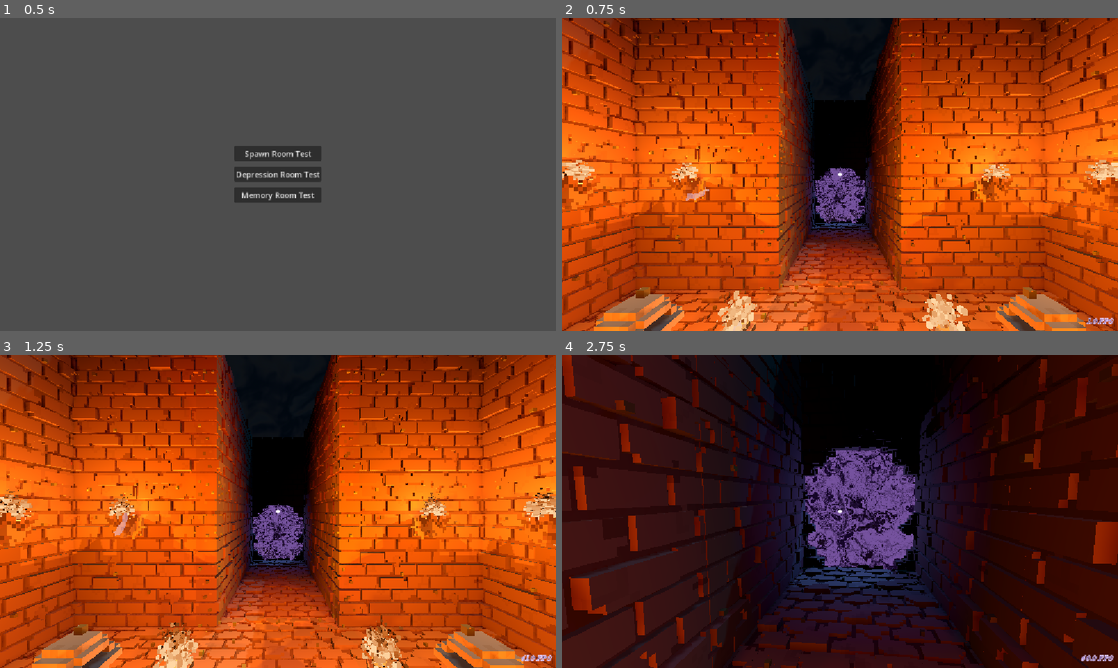
Above: before the commit, frames 1-4 (two rows, left to right).
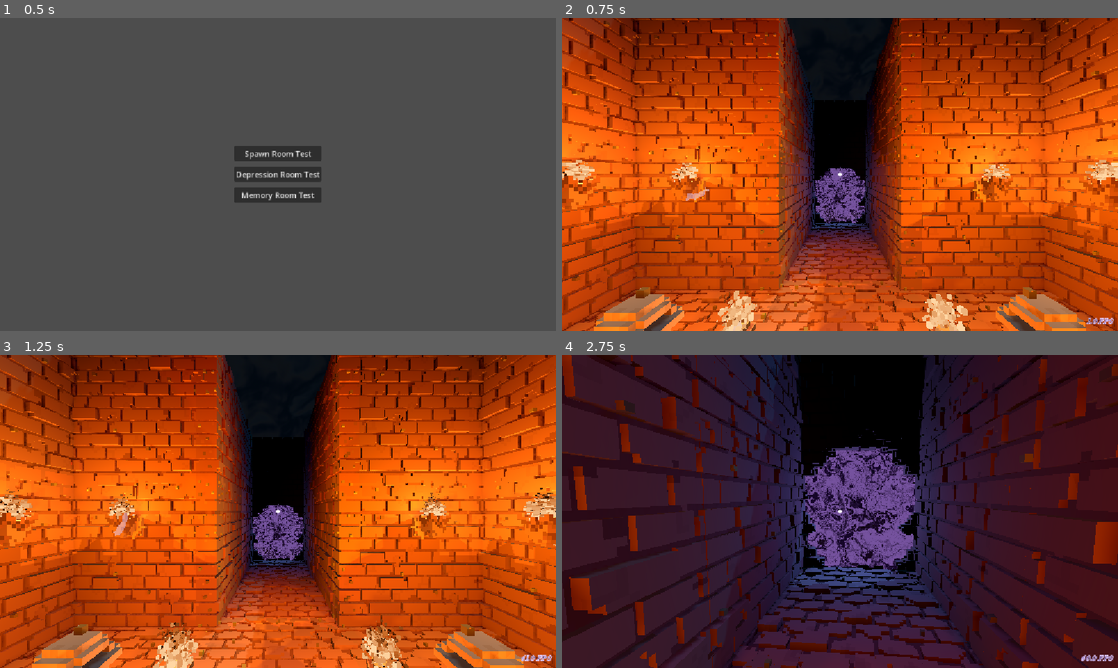
Above: after the commit, the same moments.

Repository: Josephblt/the-loop
Game: Godot game, scene res://tests/test_scene_menu.tscn
Same seed, same stepped clock (60 frames per second), same inputs: the game is played once before the commit and once after it.
Inputs (mouse positions are in pixels of both pictures, inside the frame that each line leads up to):
- Up to frame 1 (0.5 s): no input
- Up to frame 2 (0.75 s): click "Spawn Room Test" at 0.5 s
- Up to frame 3 (1.25 s): no input
- Up to frame 4 (2.75 s): move the mouse to (867, 511) at 1.27 s; hold W (Forward) from 1.28 s (still down); click (867, 511) at 1.35 s; tap Space (Jump) at 1.52, 2.27 s; move the mouse to (812, 511) at 2.02 s; tap Shift (Walk) at 2.1 s

Frame 1 is identical in both runs. In frame 2, 2.7% of the frame differs, in the area x 35-66%, y 34-88%; in frame 3, 0.4%; in frame 4, 45%, in the area x 17-97%, y 0-100%.

Commit message:
Update gate effects and enhance random pulsing light properties

Diff:
--- a/src/game/level/effects/gate.tscn
+++ b/src/game/level/effects/gate.tscn
@@ -86,6 +86,10 @@
 light_cull_mask = 4294966273
 shadow_enabled = true
 shadow_caster_mask = 4294966273
-omni_range = 6.5
+omni_range = 15.0
 omni_attenuation = 1.5
 script = ExtResource("3_random_light")
+minimum_energy = 1.0
+maximum_energy = 3.0
+minimum_duration = 0.5
+maximum_duration = 1.0
--- a/src/tests/depression_room_test.tscn
+++ b/src/tests/depression_room_test.tscn
@@ -6,15 +6,6 @@
 
 [node name="DepressionRoomTest" type="Node3D" unique_id=2059004775]
 script = ExtResource("1_30e3m")
-cresset_top_left_active = false
-cresset_top_right_active = false
-cresset_bottom_left_active = false
-cresset_bottom_right_active = false
-cresset_left_bottom_active = false
-cresset_left_top_active = false
-cresset_right_bottom_active = false
-cresset_right_top_active = false
-randomization_seed = 1702
 
 [node name="Lights" parent="." unique_id=1886347259 instance=ExtResource("2_7rc7p")]
 
Not shown: 1 places in src/game/level/effects/gate.tscn that only renumber resources
Not shown, added: src/scripts/game/effects/random_pulsing_light.gd.uid
